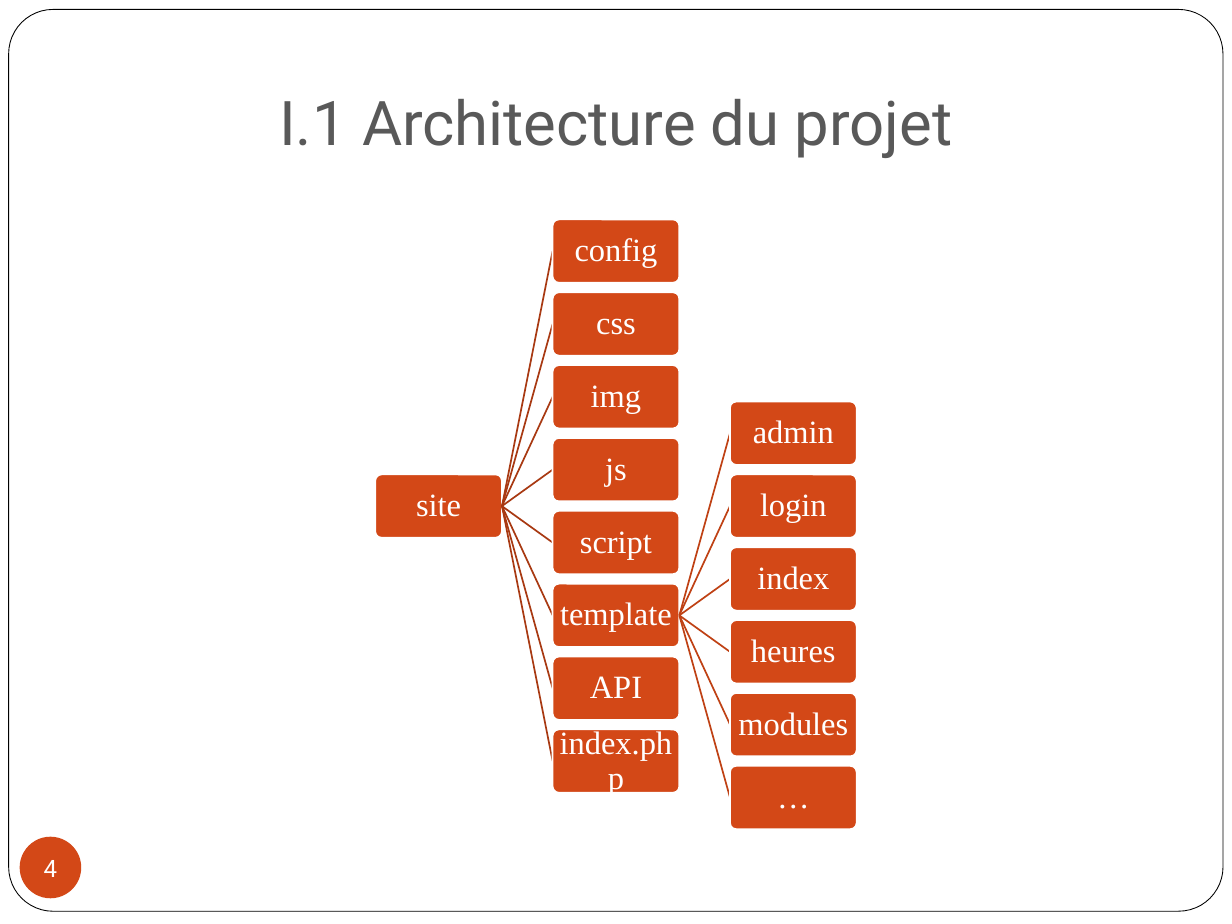
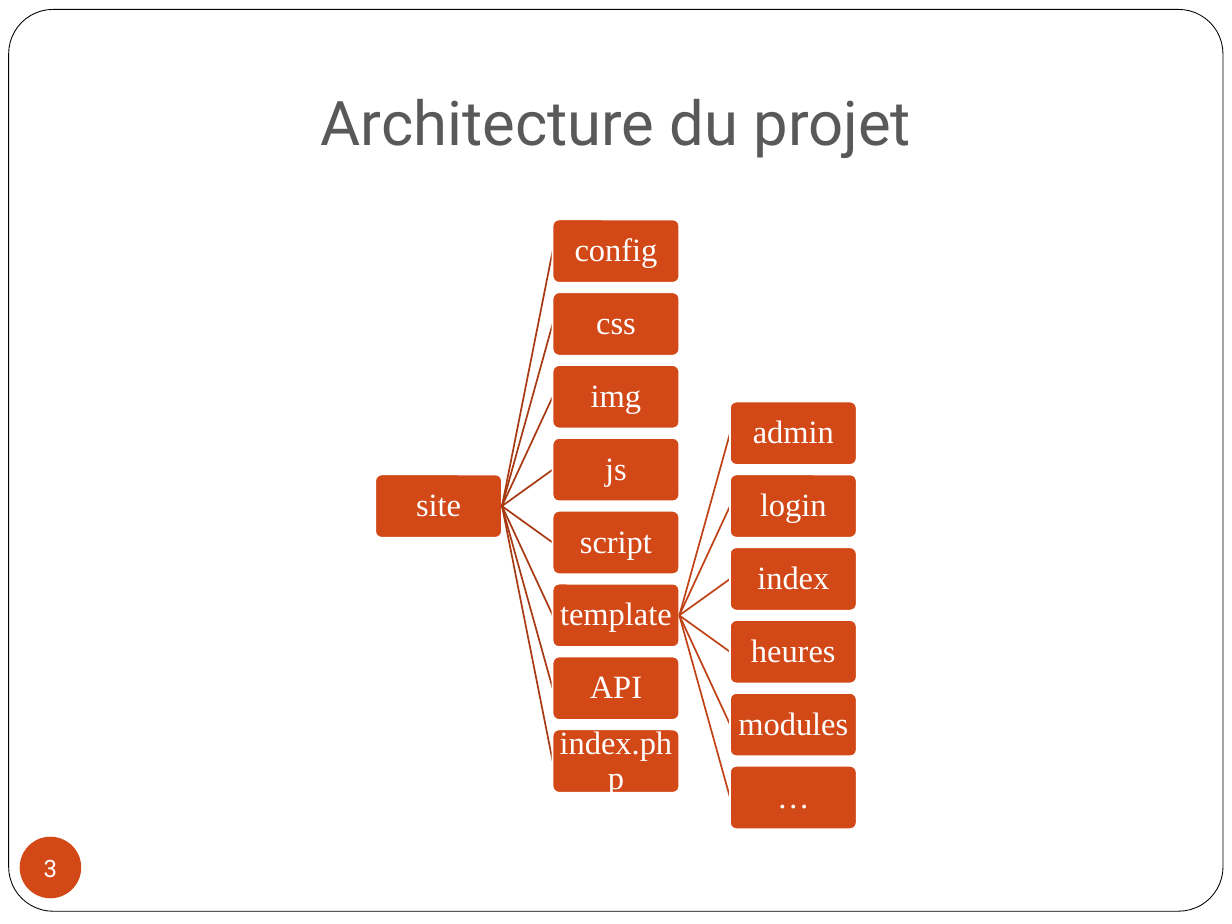
Before and after one commit to edmondsnadane/Projet-R-D, a slide deck: slide 3 of Docs/Soutenance Projet.pptx (slide 4 before the commit). Drawn at 1232x924 pixels with LibreOffice and Linux fonts; fonts in the diff are those of the drawing. Boxes give left, top, right and bottom in pixels: in the first picture for what was removed or moved away, otherwise in the second. Text is boxed around its words. In the diff, an @@ line names an element or a change of style, - is before the commit and + after.

```diff
--- a/Docs/Soutenance Projet.pptx
+++ b/Docs/Soutenance Projet.pptx
@@ title at (321,99,910,158): text changed @@
-I.1 Architecture du projet
+Architecture du projet
@@ page number at (44,859,57,878): text changed @@
-4
+3
```
Also in this commit, not shown: 2 other slides changed, 1 slide removed, 1 other file.
